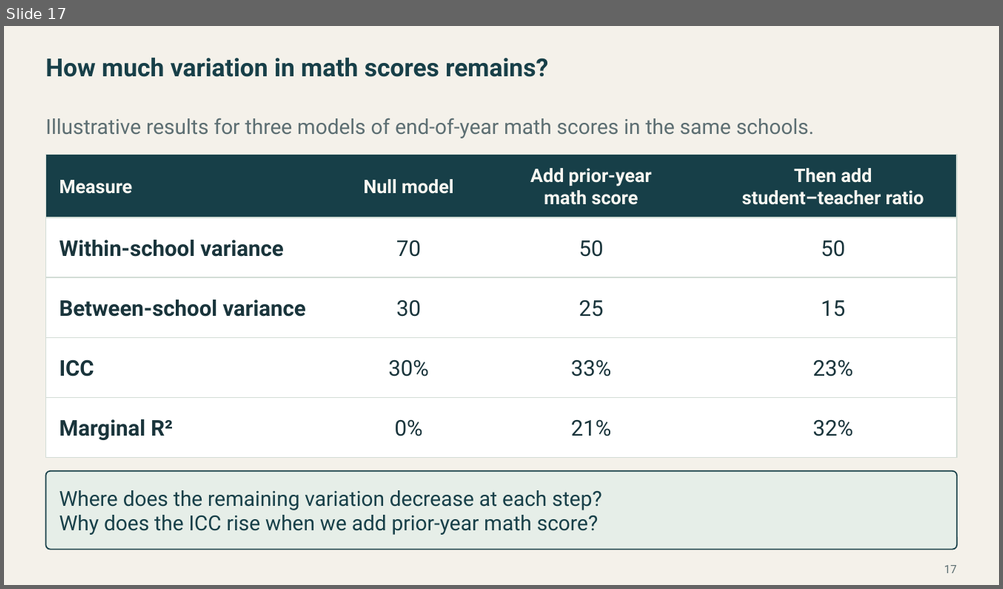
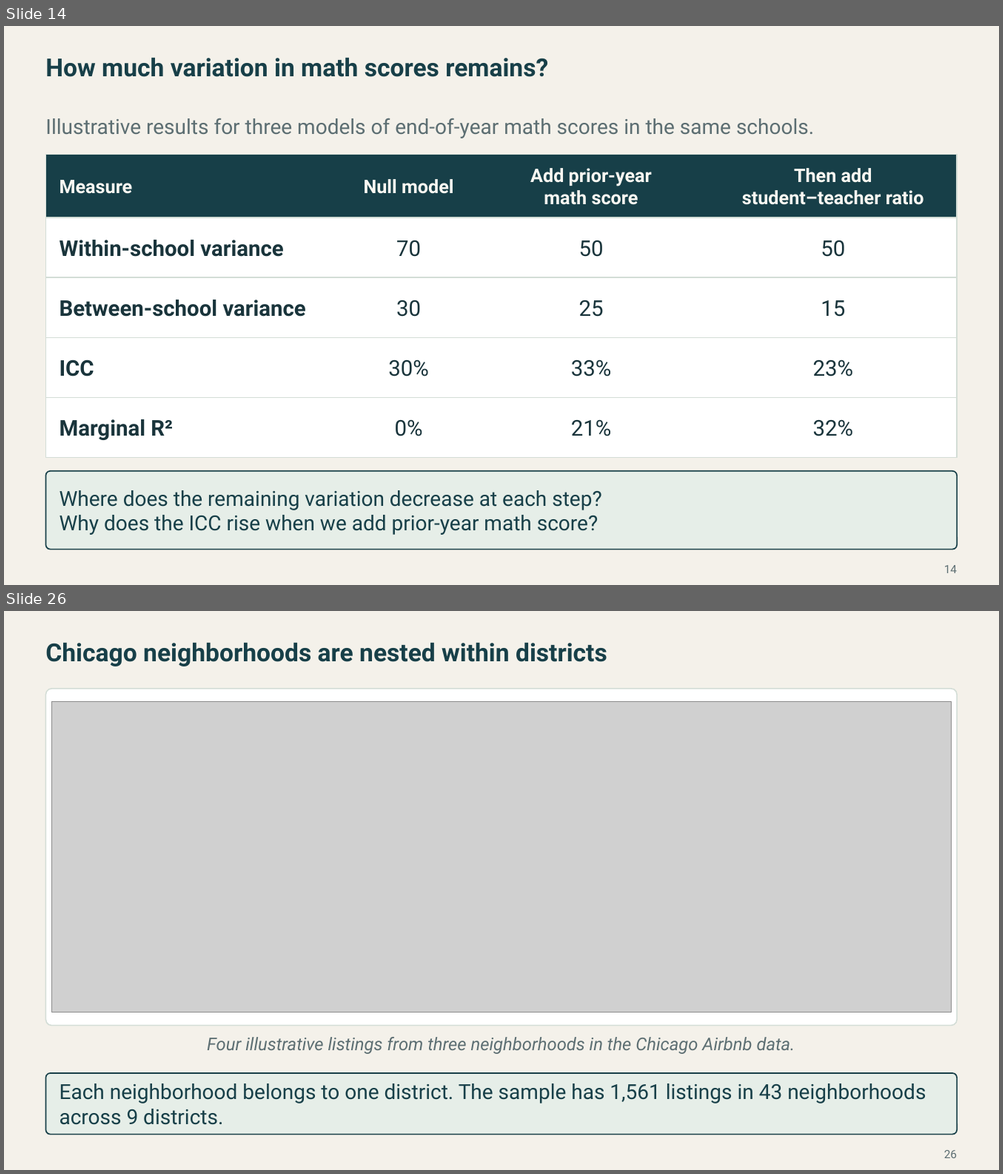
Before and after one commit to Postmus/BeyondMLR, a slide deck: lectures_2627/week3/Beyond_MLR_Week_3.pptx. Shown one above the other, each under a label of ours: slide 17 before the commit, slides 14 and 26 after it; the slides between them are not shown. The pictures are 1003x589 and 1003x1174 pixels, drawn with LibreOffice and Linux fonts; fonts in the diff are those of the drawing; grey boxes stand for pictures. Boxes give left, top, right and bottom in pixels: in the first picture for what was removed or moved away, otherwise in the second. Text is boxed around its words. In the diff, an @@ line names an element or a change of style, - is before the commit and + after.

Commit message:
Complete Week 3 lecture and add Chicago Airbnb Labs 5 and 6
Include the HbA1c case study, nested random effects analysis, and worked lab answers.

```diff
--- a/lectures_2627/week3/Beyond_MLR_Week_3.pptx
+++ b/lectures_2627/week3/Beyond_MLR_Week_3.pptx
@@ slide 26 added at (4,611,999,1170), background #F4F1EA @@
@@ text added at (45,642,607,667), 24 pt, text #173F48, bold @@
+Chicago neighborhoods are nested within districts
@@ rounded rectangle added at (45,689,957,1026), fill #FFFFFF, outline #D3DDD6 1.1 pt @@
@@ picture added at (52,702,950,1012) @@
@@ text added at (207,1037,795,1054), 17 pt, text #5C6E72, italic @@
+Four illustrative listings from three neighborhoods in the Chicago Airbnb data.
@@ rounded rectangle added at (45,1073,957,1135), fill #E6EEE8, outline #173F48 1.2 pt @@
@@ text added at (60,1084,925,1125), 20 pt, text #173F48 @@
+Each neighborhood belongs to one district. The sample has 1,561 listings in 43 neighborhoods across 9 districts.
@@ page number added at (944,1150,956,1159), 11 pt, text #5C6E72 @@
+26
@@ what was slide 17 is now slide 14 @@
@@ page number at (944,565,956,574): text changed @@
-17
+14
```
Also in this commit, not shown: 1 slide changed, 19 other slides added, 4 slides removed, 36 other files.
